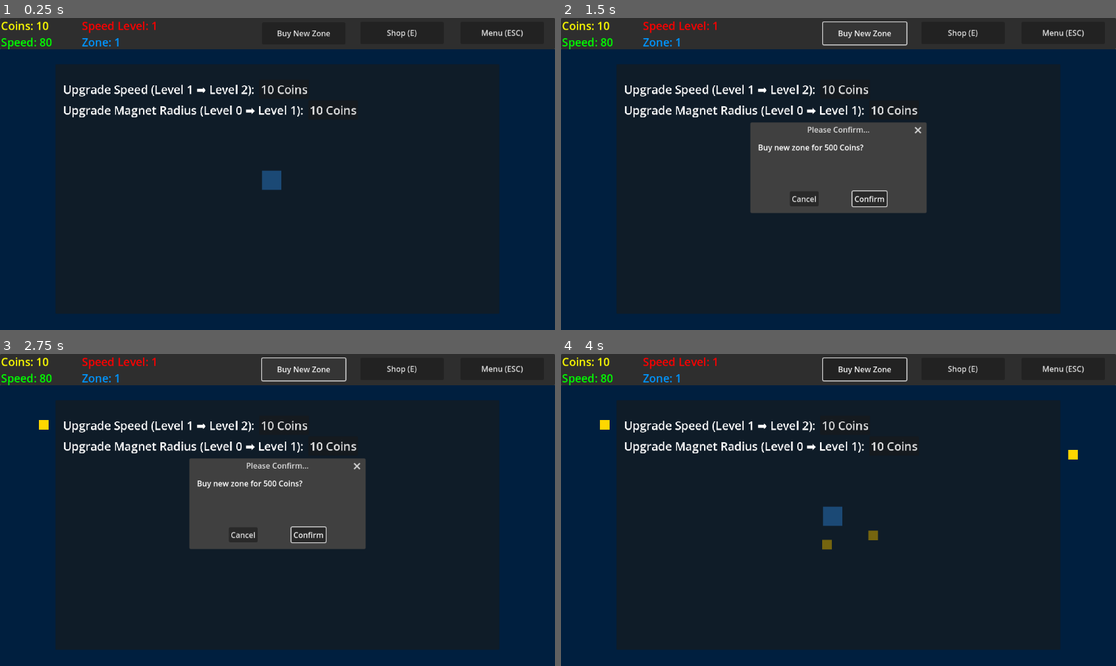
Above: before the commit, frames 1-4 (two rows, left to right).
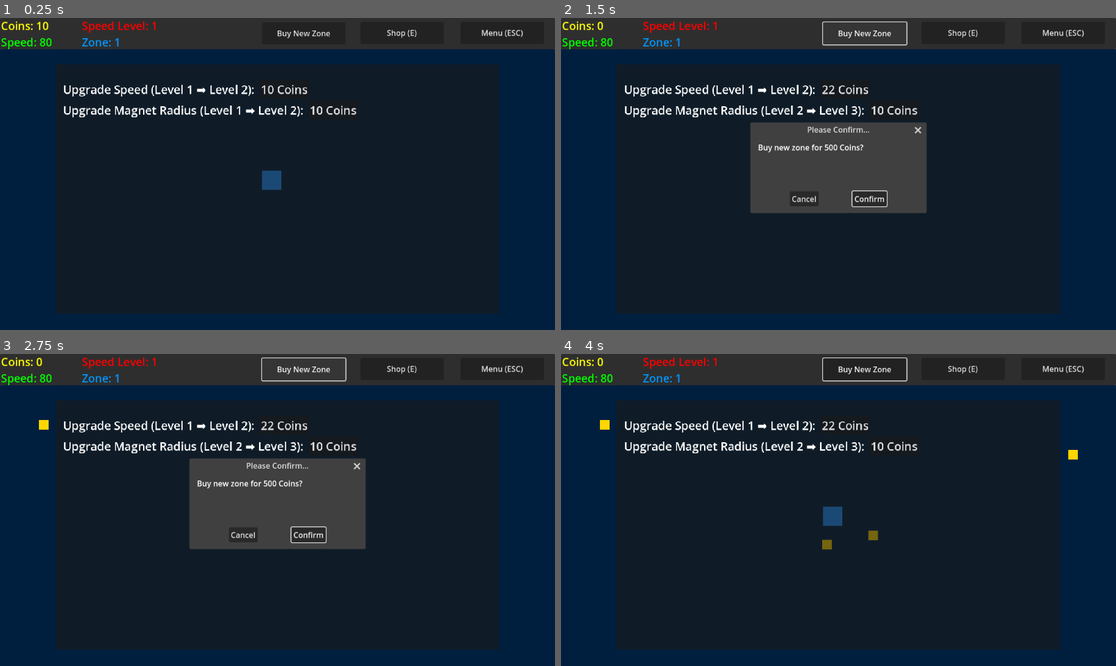
Above: after the commit, the same moments.

Repository: CD1FOX/golden-grind
Game: Godot game, scene res://Scenes/Worlds/Zone 1 - 10/zone1.tscn
Two runs of this game, one before a commit and one after it. Both use one fixed random seed, a clock stepped at 60 frames per second and the inputs below.
Inputs:
- Up to frame 1 (0.25 s): no input
- Up to frame 2 (1.5 s): click "10 Coins" at 0.5 s; click "Buy New Zone" at 1.25 s
- Up to frame 3 (2.75 s): click "Buy New Zone" at 2 s
- Up to frame 4 (4 s): click "Confirm" at 2.75 s; click "OK" at 3.5 s

The runs differ from the first frame. In frame 1, less than 0.1% of the frame differs, in the area x 42-54%, y 28-32%; in frame 2, 0.1%, in the area x 6-54%, y 1-32%; in frame 3, 0.1%; in frame 4, 0.1%.

Commit message:
Update
feat: Added magnet upgrade logic

It is so that the player can upgrade the magnet type skill

Diff:
--- a/Global/Global.gd
+++ b/Global/Global.gd
@@ -9,3 +9,8 @@
 var last_zone_level = 1
 var current_zone_level = 1
 var zone_price = 500
+
+var magnet_radius = Vector2(3.0, 3.0)
+var magnet_level = 1
+var magnet_cost = 10
+var magnet_base_cost = 10
--- a/Scenes/Entitys/Player/Scripts/player.gd
+++ b/Scenes/Entitys/Player/Scripts/player.gd
@@ -1,9 +1,17 @@
 extends CharacterBody2D
 
 var speed
+var magnet_radius
+
+@onready var magnet_radius_area = $Magnet/CollisionShape2D
 
 func _physics_process(_delta: float) -> void:
 	speed = Global.speed
+	magnet_radius = Global.magnet_radius
+
+	print(magnet_radius_area.scale)
+
+	magnet_radius_area.scale = magnet_radius
 
 	var direction = Input.get_vector("move_left", "move_right", "move_up", "move_down").normalized()
 	velocity = direction * speed
--- a/Scenes/Entitys/Player/player.tscn
+++ b/Scenes/Entitys/Player/player.tscn
@@ -23,7 +23,7 @@
 [node name="Magnet" type="Area2D" parent="."]
 
 [node name="CollisionShape2D" type="CollisionShape2D" parent="Magnet"]
-scale = Vector2(4, 4)
+scale = Vector2(3, 3)
 shape = SubResource("CircleShape2D_f454u")
 
 [connection signal="area_entered" from="Magnet" to="." method="_on_magnet_area_entered"]
--- a/Scenes/UI/Shop/shop_menu.gd
+++ b/Scenes/UI/Shop/shop_menu.gd
@@ -3,6 +3,8 @@
 @onready var speed_label = $Panel/VBoxContainer/Speed/Speed
 @onready var speed_button = $Panel/VBoxContainer/Speed/SpeedUpgradeButton
 
+@onready var magnet_label = $Panel/VBoxContainer/Magnet/Magnet
+@onready var magnet_button = $Panel/VBoxContainer/Magnet/MagnetUpgradeButton
 
 
 func _process(_delta: float) -> void:
@@ -12,10 +14,16 @@
 	speed_label.text = "Upgrade Speed (Level %d ➡️ Level %d): " % [Global.speed_level, Global.speed_level + 1]
 	speed_button.text = "%d Coins" % Global.speed_cost
 
+	magnet_label.text = "Upgrade Magnet Radius (Level %d ➡️ Level %d): " % [Global.magnet_level, Global.magnet_level + 1]
+	speed_button.text = "%d Coins" % Global.speed_cost
+
 
 func _on_magnet_upgrade_button_pressed() -> void:
-	pass # Replace with function body.
-
+	if Global.coin >= Global.magnet_cost:
+		Global.coin -= Global.magnet_cost
+		Global.magnet_level += 1
+		Global.speed_cost = int(Global.magnet_base_cost * pow(1.5, Global.magnet_level))
+		Global.magnet_radius = Vector2((Global.magnet_radius.x + 1.0), (Global.magnet_radius.y + 1.0))
 
 func _on_speed_upgrade_button_pressed() -> void:
 	if Global.coin >= Global.speed_cost:
